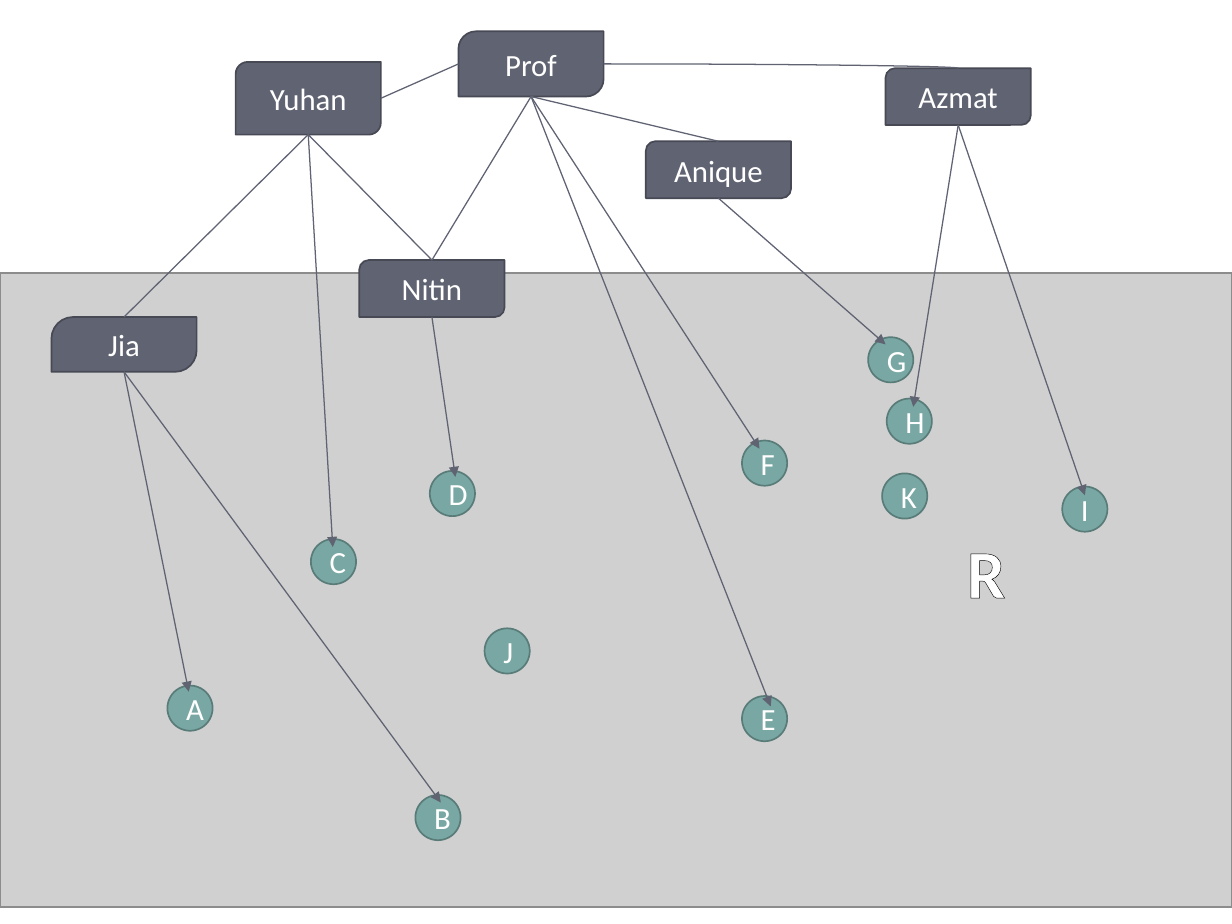
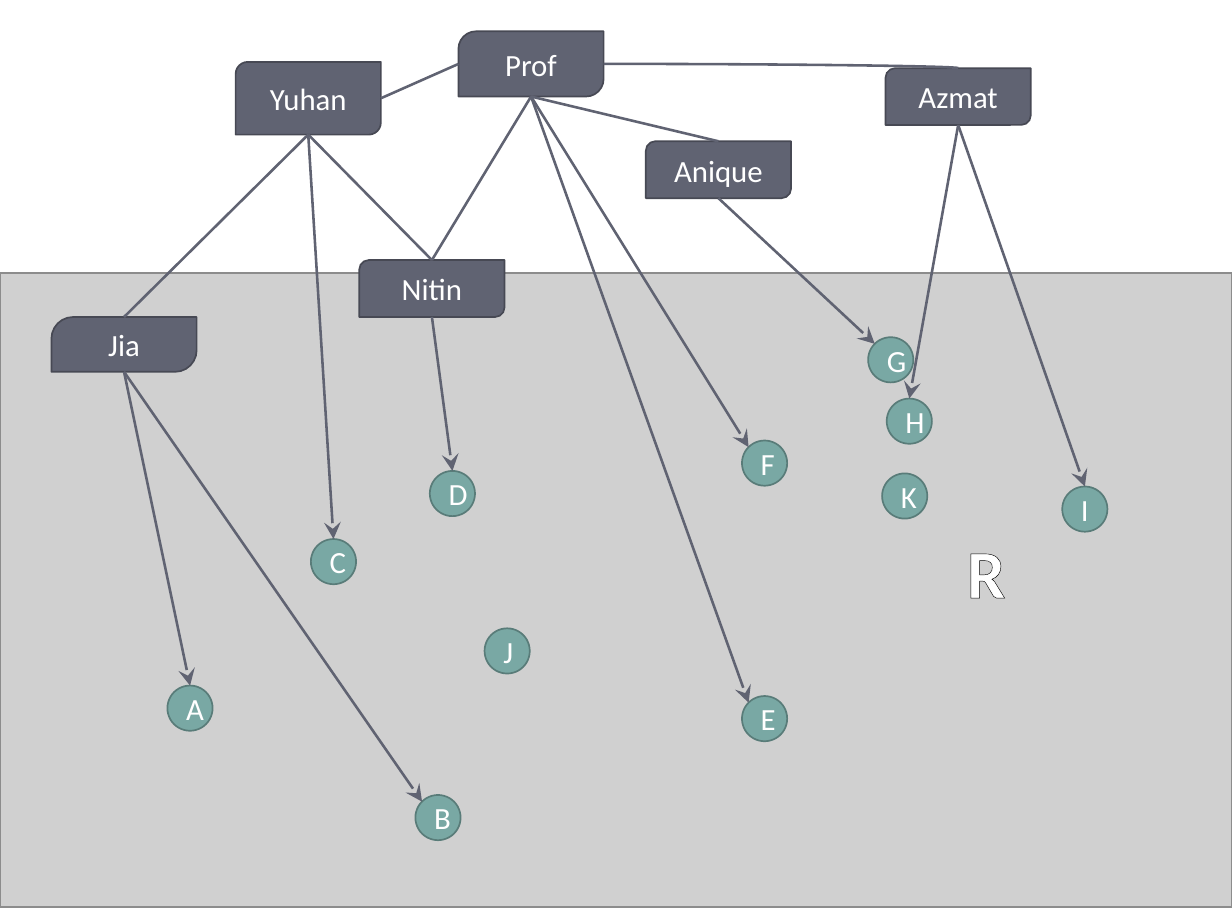
Before and after one commit to Nithanaroy/MastersThesisPaper, a slide deck: slide 1 of graphics/figure_source_temp.pptx. Drawn at 1232x924 pixels with LibreOffice and Linux fonts; fonts in the diff are those of the drawing; grey boxes stand for pictures. Boxes give left, top, right and bottom in pixels: in the first picture for what was removed or moved away, otherwise in the second. Text is boxed around its words. In the diff, an @@ line names an element or a change of style, - is before the commit and + after.

```diff
--- a/graphics/figure_source_temp.pptx
+++ b/graphics/figure_source_temp.pptx
@@ curved line (958, 68) - (604, 64): stroke #606372 0.75 pt to #606372 1.5 pt @@
@@ line (718, 142) - (531, 96): stroke #606372 0.75 pt to #606372 1.5 pt @@
@@ arrow moved from (531, 96) - (760, 448) to (531, 96) - (749, 447) @@
@@ arrow (531, 96) - (749, 447): stroke #606372 0.75 pt to #606372 1.5 pt; arrowheads changed @@
@@ arrow moved from (531, 96) - (771, 706) to (531, 96) - (749, 702) @@
@@ arrow (531, 96) - (749, 702): stroke #606372 0.75 pt to #606372 1.5 pt; arrowheads changed @@
@@ line (124, 317) - (308, 134): stroke #606372 0.75 pt to #606372 1.5 pt @@
@@ line (308, 134) - (432, 260): stroke #606372 0.75 pt to #606372 1.5 pt @@
@@ arrow moved from (308, 134) - (333, 547) to (308, 134) - (334, 540) @@
@@ arrow (308, 134) - (334, 540): stroke #606372 0.75 pt to #606372 1.5 pt; arrowheads changed @@
@@ arrow moved from (958, 124) - (913, 407) to (958, 124) - (909, 399) @@
@@ arrow (958, 124) - (909, 399): stroke #606372 0.75 pt to #606372 1.5 pt; arrowheads changed @@
@@ arrow moved from (958, 124) - (1085, 495) to (958, 124) - (1085, 487) @@
@@ arrow (958, 124) - (1085, 487): stroke #606372 0.75 pt to #606372 1.5 pt; arrowheads changed @@
@@ arrow moved from (718, 198) - (886, 345) to (718, 198) - (875, 344) @@
@@ arrow (718, 198) - (875, 344): stroke #606372 0.75 pt to #606372 1.5 pt; arrowheads changed @@
@@ arrow moved from (432, 317) - (456, 477) to (432, 317) - (452, 471) @@
@@ arrow (432, 317) - (452, 471): stroke #606372 0.75 pt to #606372 1.5 pt; arrowheads changed @@
@@ arrow moved from (124, 372) - (188, 691) to (124, 372) - (190, 685) @@
@@ arrow (124, 372) - (190, 685): stroke #606372 0.75 pt to #606372 1.5 pt; arrowheads changed @@
@@ arrow moved from (124, 372) - (441, 802) to (124, 372) - (423, 802) @@
@@ arrow (124, 372) - (423, 802): stroke #606372 0.75 pt to #606372 1.5 pt; arrowheads changed @@
```
Also in this commit, not shown: 2 other files.
